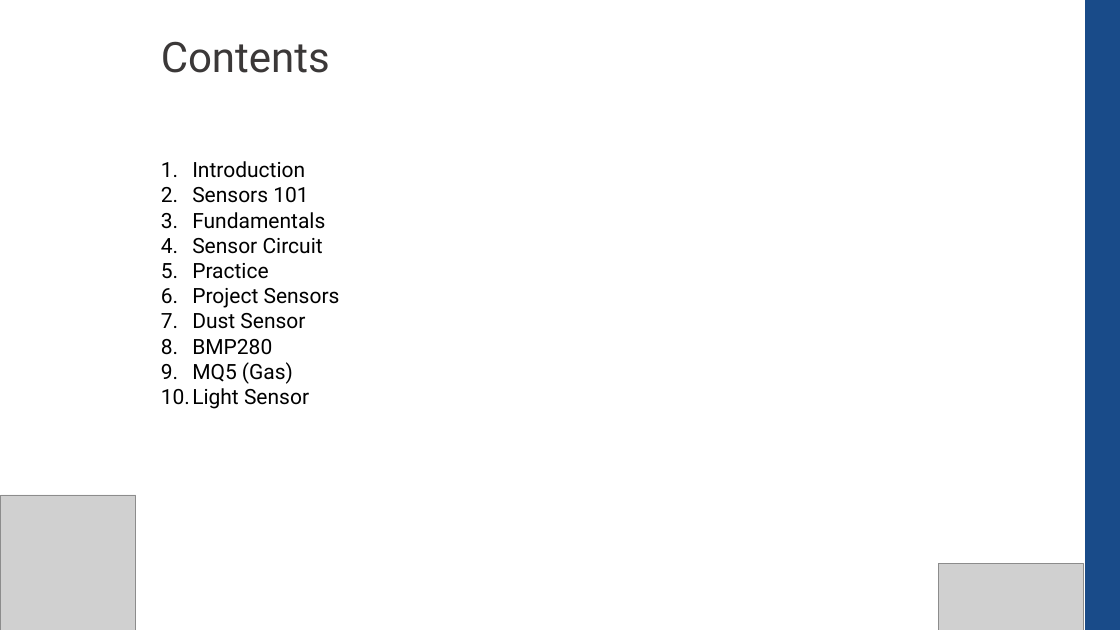
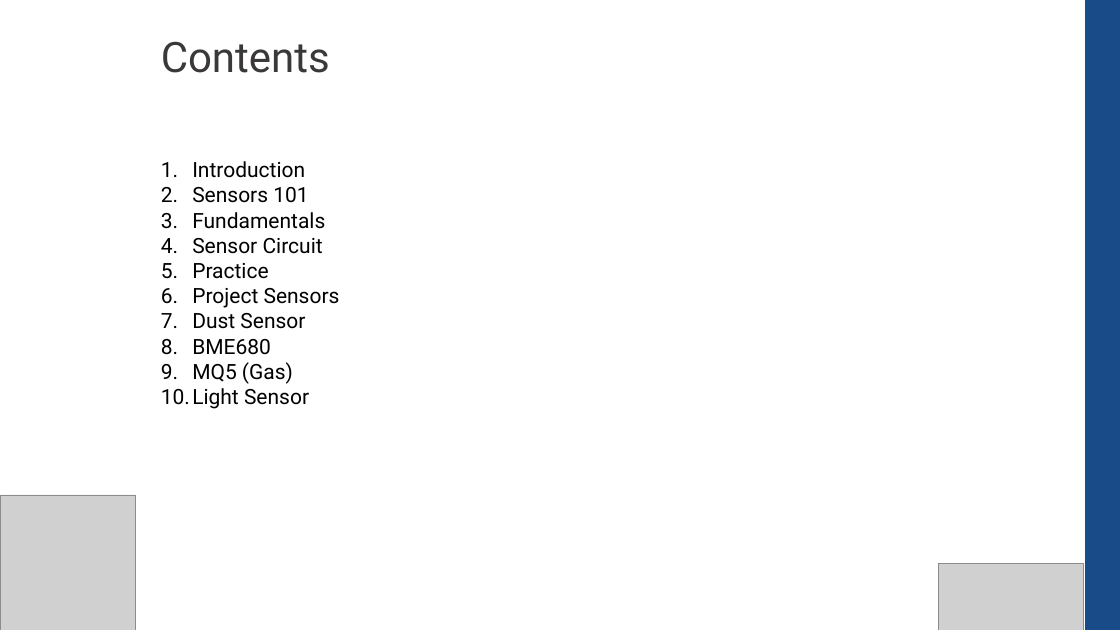
Before and after one commit to CompEng0001/IoT-and-Our-Schools-Environments-for-Education, a slide deck: slide 2 of Lessons/Sensors_101.pptx. Drawn at 1120x630 pixels with LibreOffice and Linux fonts; fonts in the diff are those of the drawing; grey boxes stand for pictures. Boxes give left, top, right and bottom in pixels: in the first picture for what was removed or moved away, otherwise in the second. Text is boxed around its words. In the diff, an @@ line names an element or a change of style, - is before the commit and + after.

```diff
--- a/Lessons/Sensors_101.pptx
+++ b/Lessons/Sensors_101.pptx
@@ text at (192, 339, 271, 355): text changed @@
-8. BMP280
+8. BME680
```
Also in this commit, not shown: 4 other slides changed, 1 slide added.
